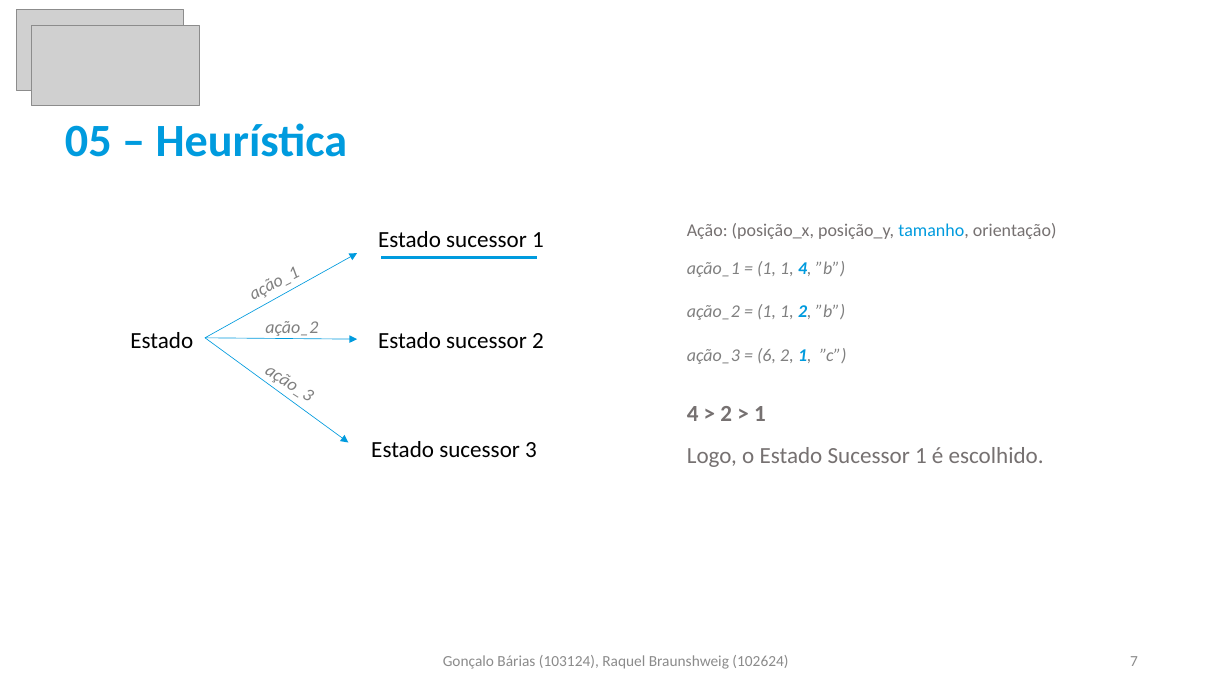
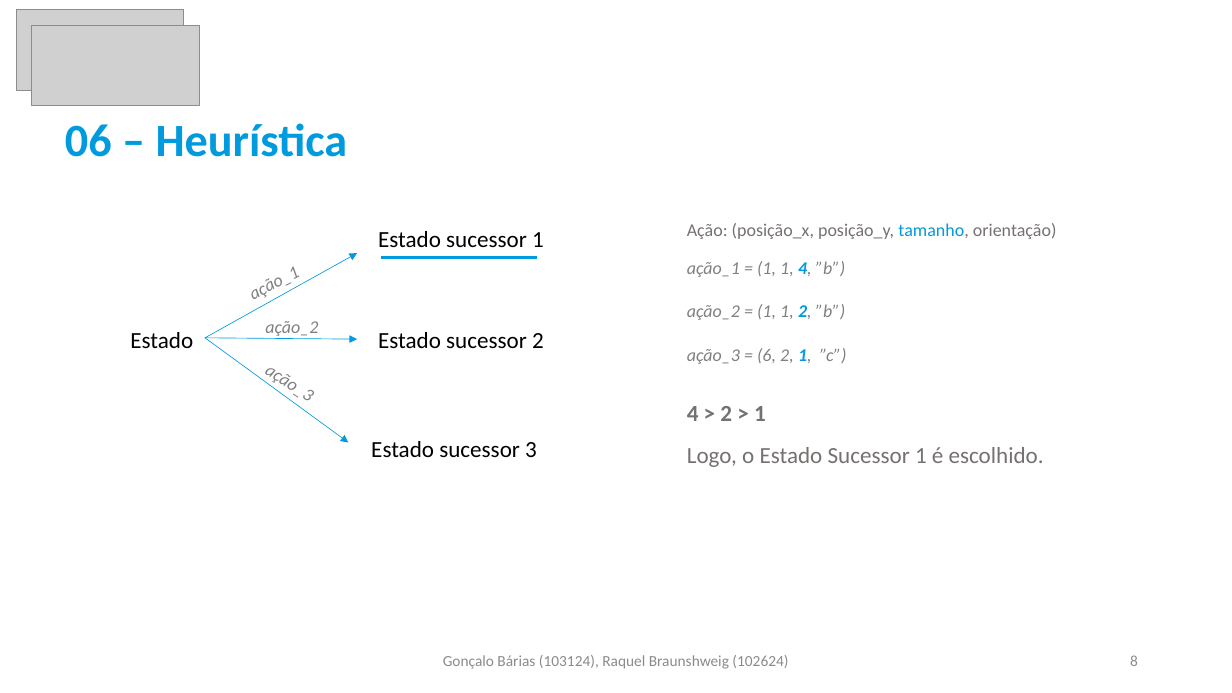
Before and after one commit to goncalobarias/Bimaru-IA, a slide deck: slide 8 of report/report.pptx (slide 7 before the commit). Drawn at 1232x693 pixels with LibreOffice and Linux fonts; fonts in the diff are those of the drawing; grey boxes stand for pictures. Boxes give left, top, right and bottom in pixels: in the first picture for what was removed or moved away, otherwise in the second. Text is boxed around its words. In the diff, an @@ line names an element or a change of style, - is before the commit and + after.

```diff
--- a/report/report.pptx
+++ b/report/report.pptx
@@ text at (x1=65, y1=123, x2=348, y2=157): text changed @@
-05 – Heurística
+06 – Heurística
@@ page number at (x1=1130, y1=655, x2=1138, y2=666): text changed @@
-7
+8
```
Also in this commit, not shown: 5 other slides changed, 1 slide added.
